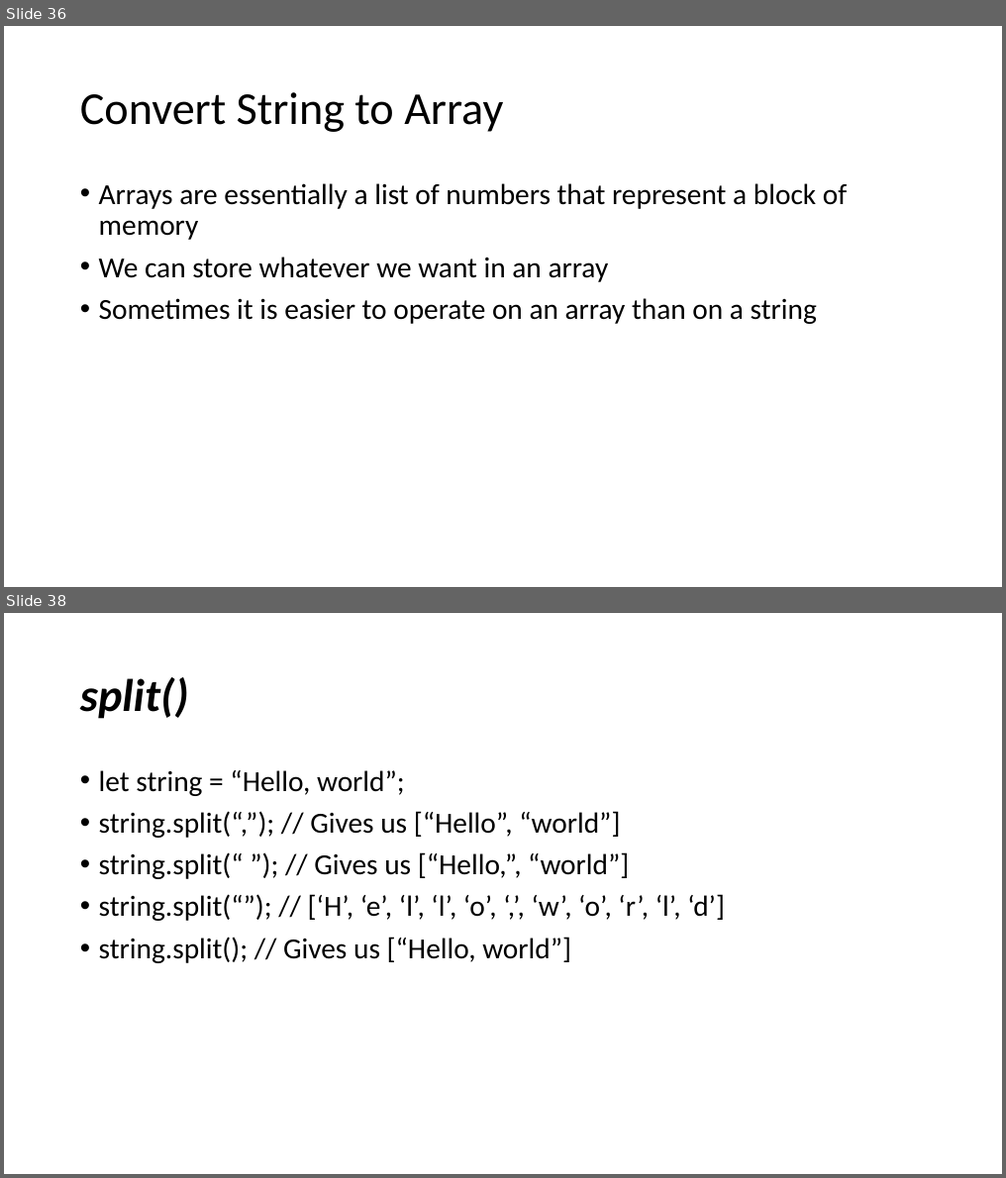
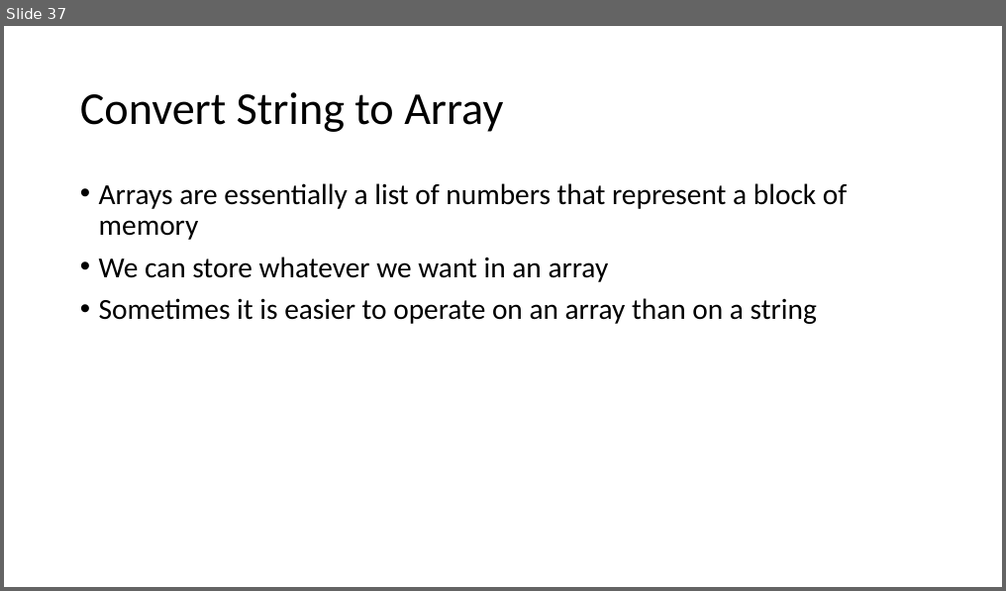
Before and after one commit to YWCANWIL-TechLab/Module4-DataTypes-Day1, a slide deck: slides/Strings.pptx. Shown one above the other, each under a label of ours: slides 36 and 38 before the commit, slide 37 after it; the slides between them are not shown. The pictures are 1006x1178 and 1006x591 pixels, drawn with LibreOffice and Linux fonts; fonts in the diff are those of the drawing. Boxes give left, top, right and bottom in pixels: in the first picture for what was removed or moved away, otherwise in the second. Text is boxed around its words. In the diff, an @@ line names an element or a change of style, - is before the commit and + after.

```diff
--- a/slides/Strings.pptx
+++ b/slides/Strings.pptx
@@ slide 38 removed at [4,613,1002,1174], background #FFFFFF @@
@@ title removed at [80,677,189,719] @@
-split()
@@ text removed at [99,770,725,963] @@
-• let string = “Hello, world”;
-• string.split(“,”); // Gives us [“Hello”, “world”]
-• string.split(“ ”); // Gives us [“Hello,”, “world”]
-• string.split(“”); // [‘H’, ‘e’, ‘l’, ‘l’, ‘o’, ‘,’, ‘w’, ‘o’, ‘r’, ‘l’, ‘d’]
-• string.split(); // Gives us [“Hello, world”]
@@ what was slide 36 is now slide 37 @@
```
Also in this commit, not shown: 2 slides changed, 2 slides added.
